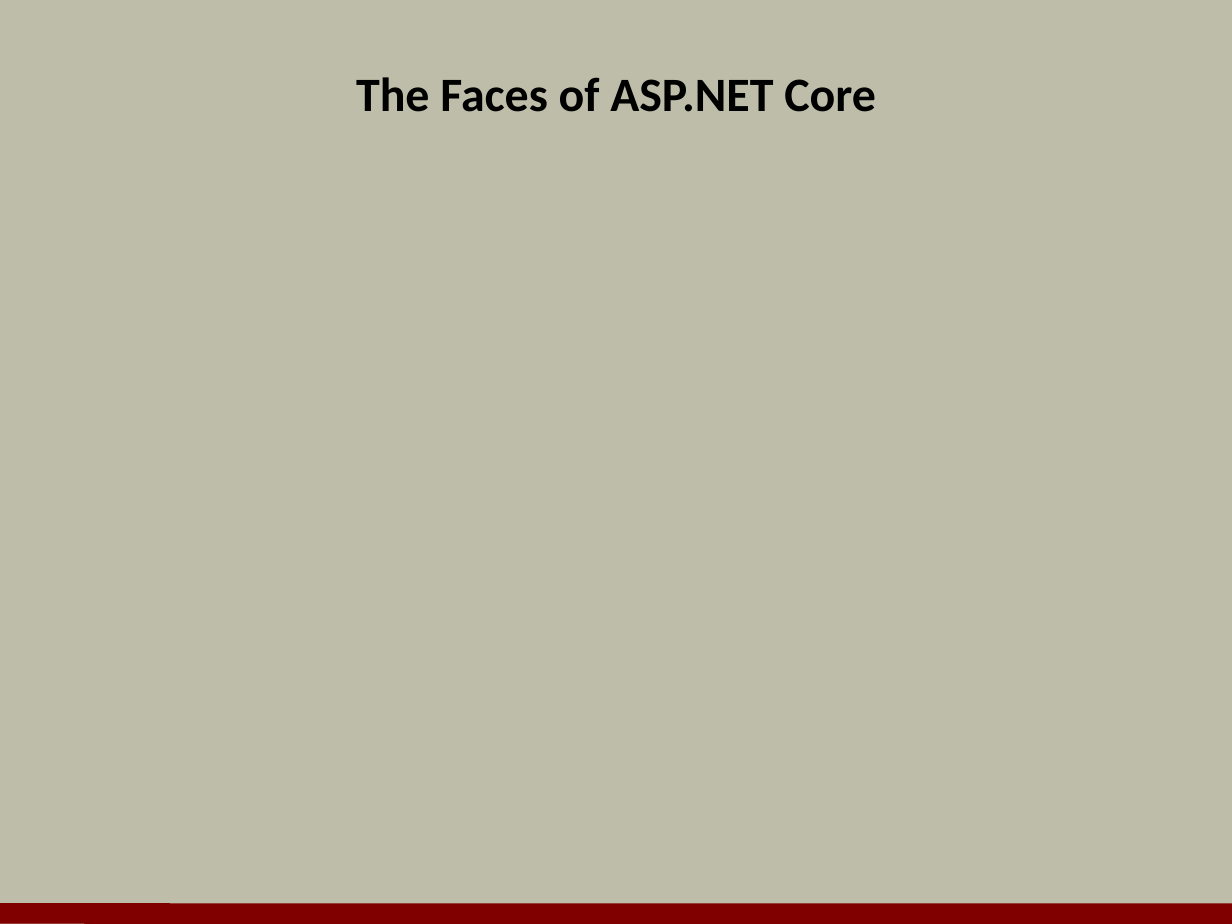
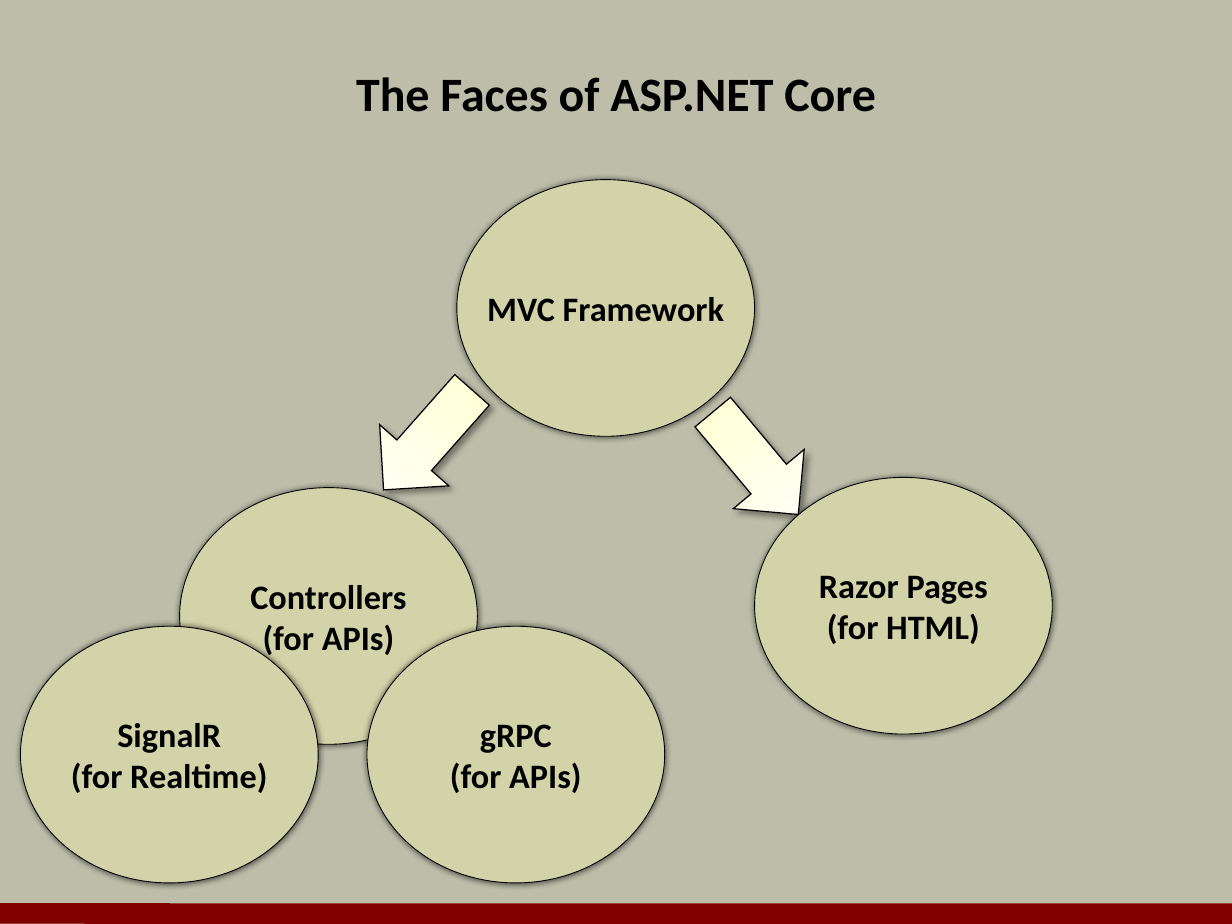
Before and after one commit to OdeToCode/classes, a slide deck: slide 3 of aspnetcore/slides/05_controllers.pptx. Drawn at 1232x924 pixels with LibreOffice and Linux fonts; fonts in the diff are those of the drawing; background and template pictures are left out. Boxes give left, top, right and bottom in pixels: in the first picture for what was removed or moved away, otherwise in the second. Text is boxed around its words. In the diff, an @@ line names an element or a change of style, - is before the commit and + after.

```diff
--- a/aspnetcore/slides/05_controllers.pptx
+++ b/aspnetcore/slides/05_controllers.pptx
@@ ellipse added at box(457, 180, 755, 436), fill #D3D3A9, outline #000000 0.5 pt, 20 pt, text #000000, bold @@
+MVC Framework
@@ down arrow added at box(349, 359, 507, 520), fill gradient #FFFFCC to #FFFFFF, outline #000000 0.75 pt @@
@@ down arrow added at box(678, 383, 834, 544), fill gradient #FFFFCC to #FFFFFF, outline #000000 0.75 pt @@
@@ ellipse added at box(754, 478, 1052, 734), fill #D3D3A9, outline #000000 0.5 pt, 20 pt, text #000000, bold @@
+Razor Pages
+(for HTML)
@@ ellipse added at box(180, 488, 478, 744), fill #D3D3A9, outline #000000 0.5 pt, 20 pt, text #000000, bold @@
+Controllers
+(for APIs)
@@ ellipse added at box(21, 626, 319, 882), fill #D3D3A9, outline #000000 0.5 pt, 20 pt, text #000000, bold @@
+SignalR
+(for Realtime)
@@ ellipse added at box(367, 626, 665, 882), fill #D3D3A9, outline #000000 0.5 pt, 20 pt, text #000000, bold @@
+gRPC
+(for APIs)
```
Also in this commit, not shown: 1 other slide changed, 1 slide added, 2 slides removed, 6 other files.
